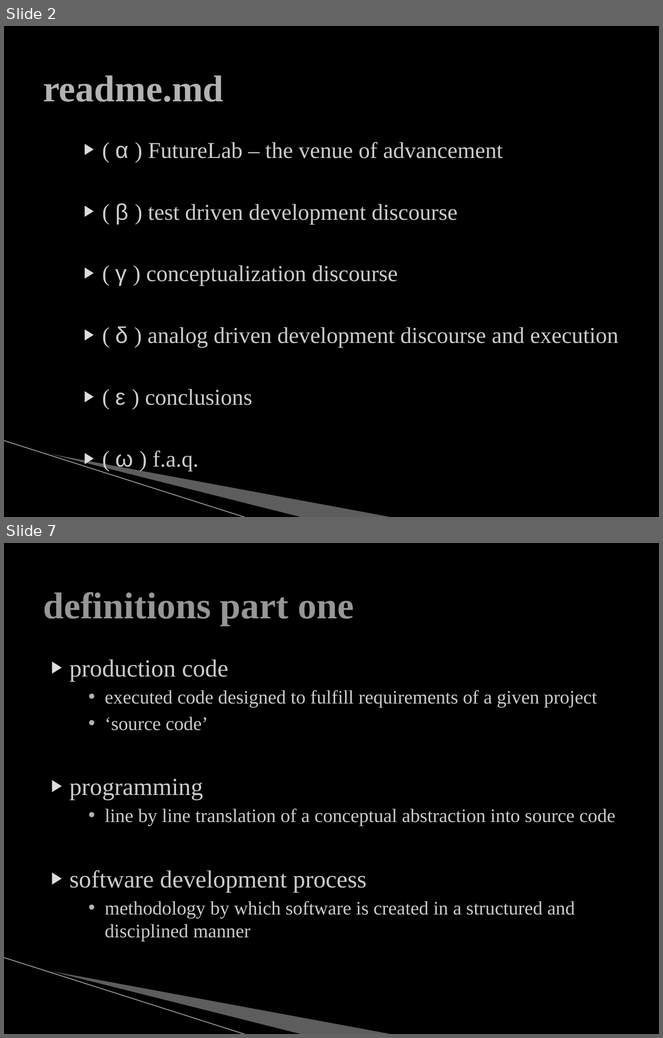
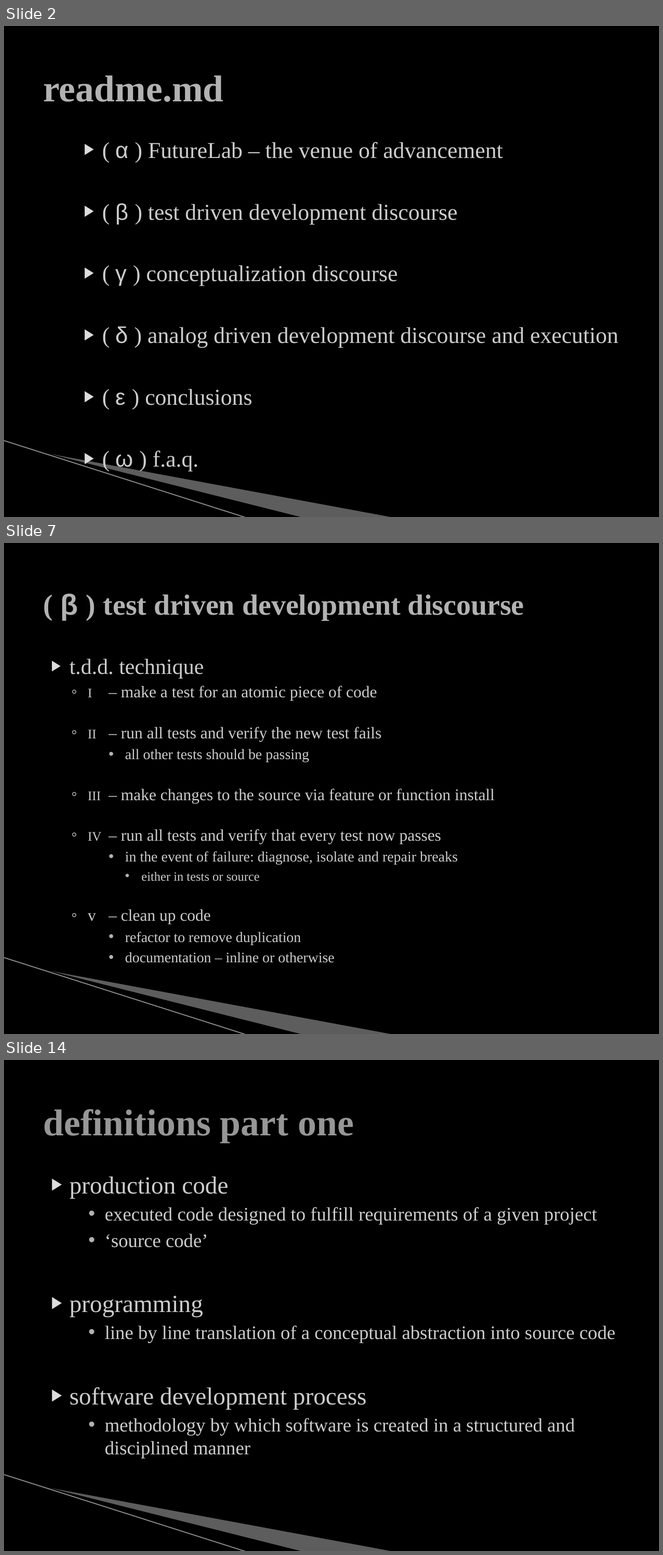
Before and after one commit to mjs0031/master_report, a slide deck: the_defense.pptx. Shown one above the other, each under a label of ours: slides 2 and 7 before the commit, slides 2, 7 and 14 after it; the slides between them are not shown. The pictures are 663x1038 and 663x1555 pixels, drawn with LibreOffice and Linux fonts; fonts in the diff are those of the drawing; background and template pictures are left out. Boxes give left, top, right and bottom in pixels: in the first picture for what was removed or moved away, otherwise in the second. Text is boxed around its words. In the diff, an @@ line names an element or a change of style, - is before the commit and + after.

Commit message:
updates to defense document

```diff
--- a/the_defense.pptx
+++ b/the_defense.pptx
@@ slide 7 added at (x1=4, y1=543, x2=659, y2=1034), background #000000; not listed: 3 template elements that a slide beside it also shows @@
@@ title added at (x1=60, y1=593, x2=525, y2=620), 32 pt, text #B2B2B2, bold @@
+( β ) test driven development discourse
@@ text added at (x1=70, y1=659, x2=495, y2=963), 18 pt, text #CCCCCC @@
+▶ t.d.d. technique
+  ◦ i – make a test for an atomic piece of code
+  ◦ ii – run all tests and verify the new test fails
+      • all other tests should be passing
+  ◦ iii – make changes to the source via feature or function install
+  ◦ iv – run all tests and verify that every test now passes
+      • in the event of failure: diagnose, isolate and repair breaks
+        • either in tests or source
+  ◦ v – clean up code
+      • refactor to remove duplication
+      • documentation – inline or otherwise
@@ what was slide 7 is now slide 14 @@
```
Also in this commit, not shown: 4 slides changed, 6 other slides added, 1 other file.
